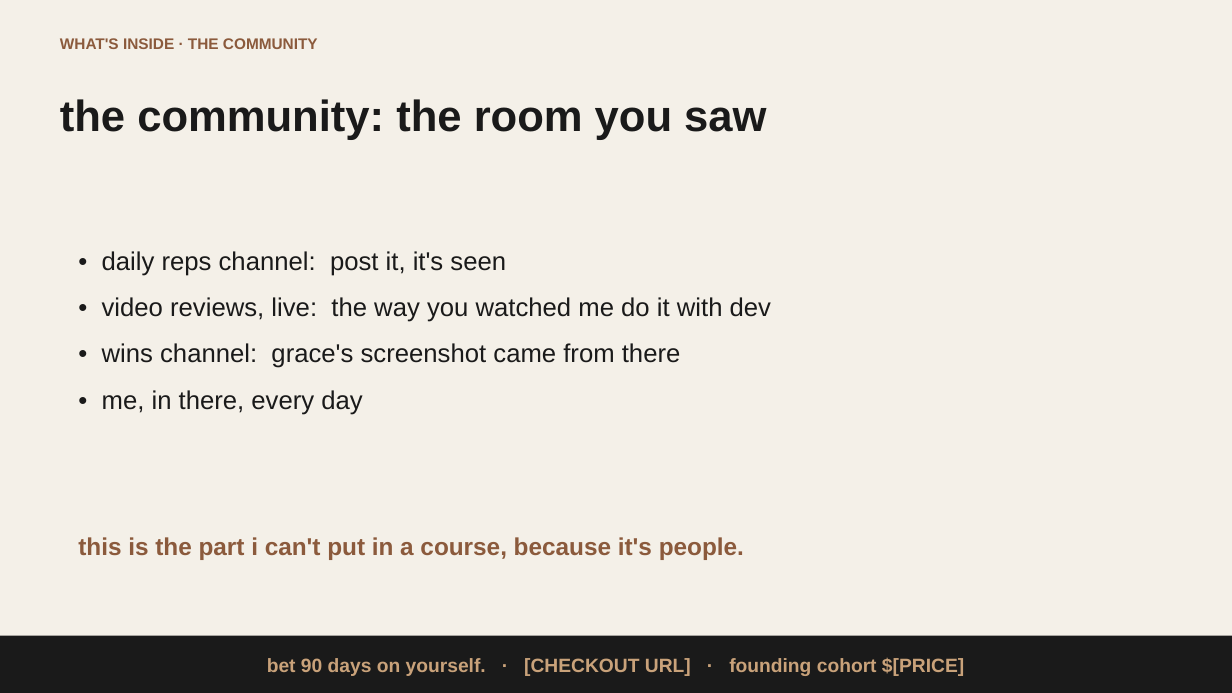
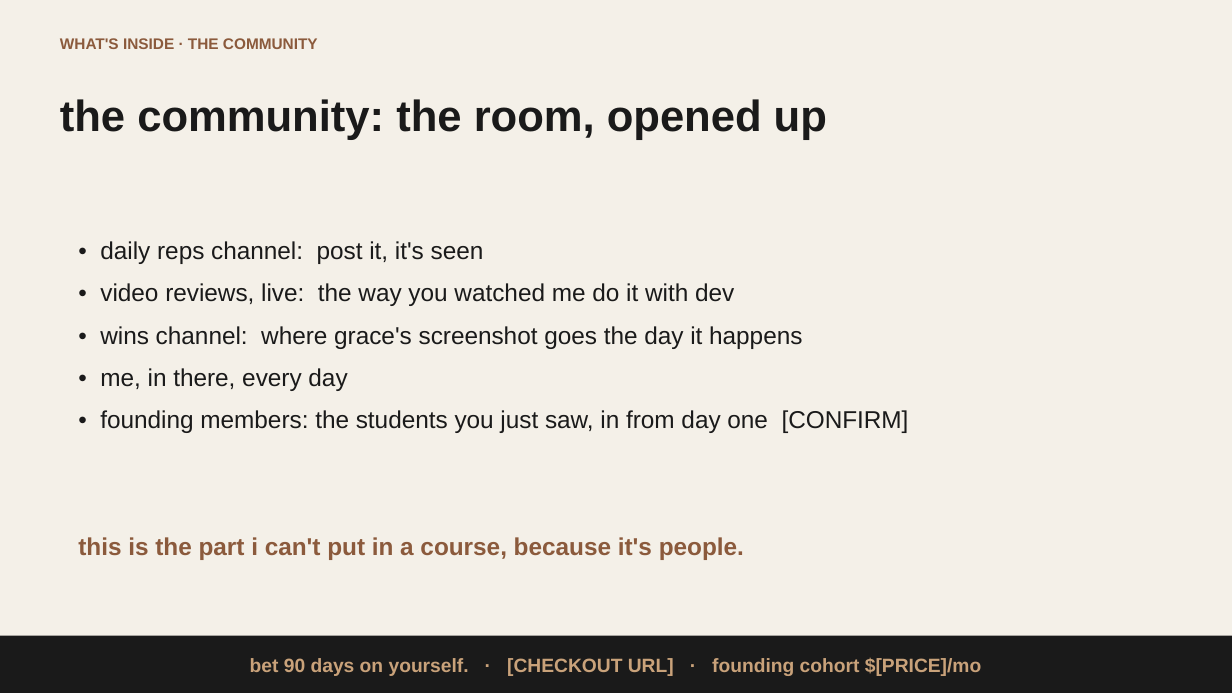
Before and after one commit to henryqueroa/thesilveryouth-package, a slide deck: slide 22 of webinar/thesilveryouth-webinar-deck.pptx. Drawn at 1232x693 pixels with LibreOffice and Linux fonts; fonts in the diff are those of the drawing. Boxes give left, top, right and bottom in pixels: in the first picture for what was removed or moved away, otherwise in the second. Text is boxed around its words. In the diff, an @@ line names an element or a change of style, - is before the commit and + after.

```diff
--- a/webinar/thesilveryouth-webinar-deck.pptx
+++ b/webinar/thesilveryouth-webinar-deck.pptx
@@ text at bbox=[60, 99, 827, 140]: text changed @@
-the community: the room you saw
+the community: the room, opened up
@@ text "• daily reps channel: post ...": place and size @@
-text "• daily reps channel: post ..." at bbox=[102, 251, 771, 415]
+text "• daily reps channel: post ..." at bbox=[100, 241, 909, 433]
@@ text at bbox=[100, 241, 734, 391]: size 20 to 19 pt in "• daily reps channel: post it, it's ...", "• video reviews, live: the way you ...", "• me, in there, every day"; less space between paragraphs @@
@@ text at bbox=[100, 326, 802, 349]: text changed; size 20 to 19 pt @@
-• wins channel: grace's screenshot came from there
+• wins channel: where grace's screenshot goes the day it happens
@@ text at bbox=[100, 410, 909, 433]: paragraph added @@
+• founding members: the students you just saw, in from day one [CONFIRM]
@@ text in rectangle at bbox=[250, 658, 981, 676]: text changed @@
-bet 90 days on yourself. · [CHECKOUT URL] · founding cohort $[PRICE]
+bet 90 days on yourself. · [CHECKOUT URL] · founding cohort $[PRICE]/mo
```
Also in this commit, not shown: 12 other slides changed, 38 other files.
